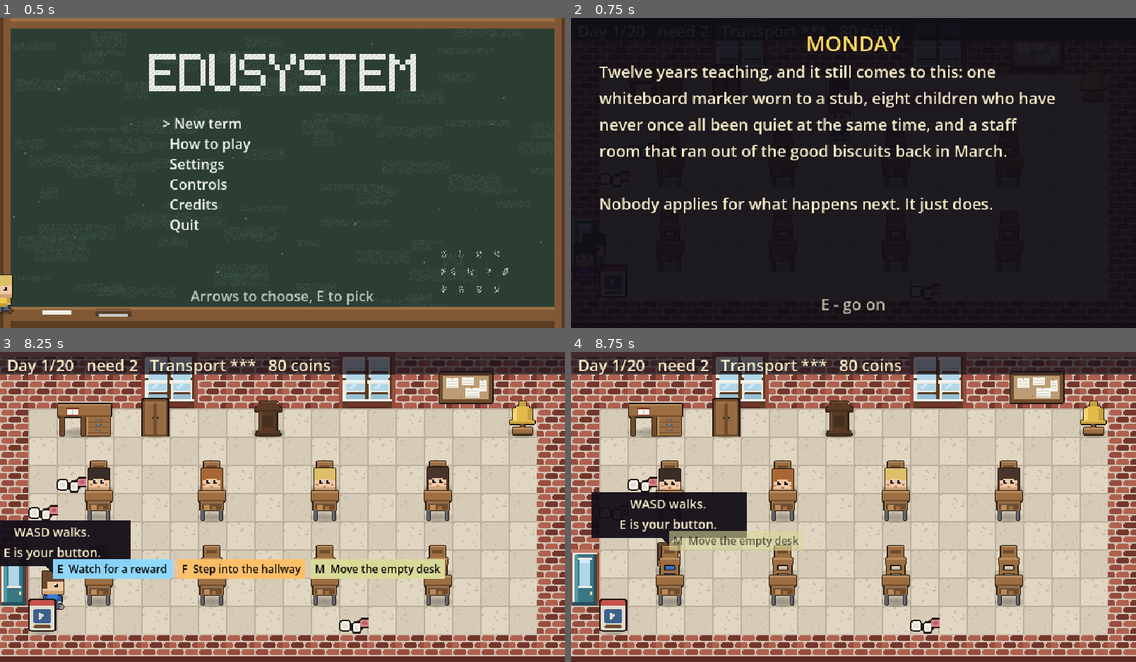
Above: before the commit, frames 1-4 (two rows, left to right).
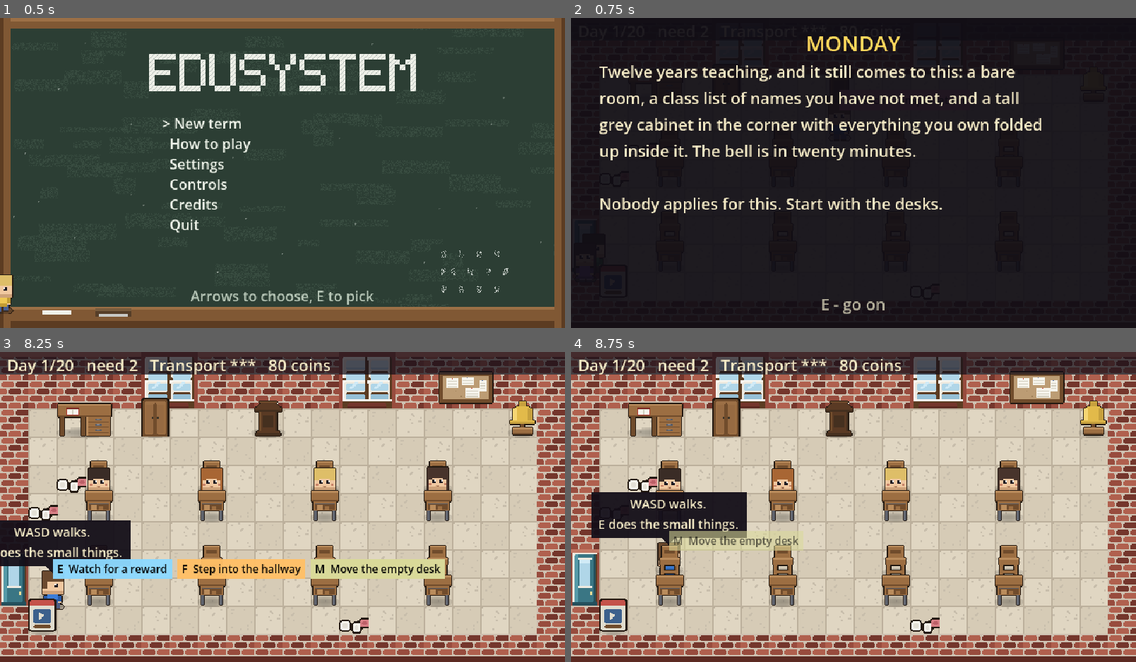
Above: after the commit, the same moments.

Repository: Mbottega16/EduSystem
Game: Godot game, scene res://scenes/ui/title.tscn
The game is run twice, just before and just after one commit, with the same random seed, the same clock (stepped at 60 frames per second) and the same inputs.
Inputs (mouse positions are in pixels of both pictures, inside the frame that each line leads up to):
- Up to frame 1 (0.5 s): no input
- Up to frame 2 (0.75 s): tap Enter (ui_accept) at 0.5 s; move the mouse to (977, 157) at 0.52 s; hold D (move_right) from 0.53 s (still down); tap E (interact) at 0.6 s; click (977, 157) at 0.67 s
- Up to frame 3 (8.25 s): tap Enter (ui_accept) at 0.77, 1.07, 1.25, 2, 2.75, 3.5, 3.77, 4.07, 4.25, 6.77, 7.07 s; tap L (teach) every 1.5 s from 0.8 to 6.8 s; release D (move_right) at 1.25 s; drag from (169, 522) to (322, 522) at 1.27 s; move the mouse to (339, 438) at 2.02 s; hold D (move_right) 2.03-2.75 s; tap J (answer_all) at 2.1 s; drag from (254, 569) to (101, 522) at 2.77 s; move the mouse to (452, 553) at 3.52 s; hold A (move_left) 3.53-4.25 s; tap R (autopilot) at 3.6 s; tap P (pause) at 4.15 s; drag from (113, 460) to (322, 522) at 4.27 s; move the mouse to (310, 507) at 5.02 s; hold S (move_down) 5.03-5.75 s; tap Shift (dash) at 5.1 s; click (310, 507) at 5.17 s; drag from (197, 429) to (214, 522) at 5.77 s; move the mouse to (406, 491) at 6.52 s; hold W (move_up) 6.53-7.25 s; tap G (fire) at 6.6 s; drag from (169, 522) to (101, 606) at 7.27 s; move the mouse to (339, 438) at 8.02 s; hold S (move_down) from 8.03 s (still down); tap E (interact) at 8.1 s
- Up to frame 4 (8.75 s): keep holding S (move_down); tap L (teach) at 8.3 s

Frame 1 is identical in both runs. In frame 2, 5.6% of the frame differs, in the area x 5-86%, y 15-63%; in frame 3, 0.4%; in frame 4, 0.4%.

Commit message:
Phase 5b (part 1): fix the intro copy for the current keys + cabinet
The storyline pages still said "F starts the lesson" -- the teach key
has been L since the Aug 2026 key-scheme change, and F is now the
cabinet / shop. Corrected, and the slate reworked to set up the cabinet
in the corner and "start with the desks", so the opening reads toward
the cold-open scene rather than away from it.

The empty-room / pull-the-desks-out cutscene itself is not in this
commit -- it restructures when desks and students spawn and wants a real
screenshot to sign off, which this environment's title/scene shot tool
will not produce. Left as the one open piece of Phase 5.

test_scene() drives the intro end to end and still passes; 1439
assertions (one more page bubble to check).

Co-Authored-By: Claude Sonnet 5 <noreply@anthropic.com>

Diff:
--- a/scripts/ui/hud.gd
+++ b/scripts/ui/hud.gd
@@ -1908,12 +1908,12 @@
 ## The title card -- a film's slate, said once before the scene itself
 ## starts. Panel-fit verified the same way every other screen is.
 const INTRO_SLATE := [
-	"Twelve years teaching, and it still comes to this: one",
-	"whiteboard marker worn to a stub, eight children who have",
-	"never once all been quiet at the same time, and a staff",
-	"room that ran out of the good biscuits back in March.",
+	"Twelve years teaching, and it still comes to this: a bare",
+	"room, a class list of names you have not met, and a tall",
+	"grey cabinet in the corner with everything you own folded",
+	"up inside it. The bell is in twenty minutes.",
 	"",
-	"Nobody applies for what happens next. It just does.",
+	"Nobody applies for this. Start with the desks.",
 ]
 
 ## The scene itself, re-cut for the shape it is actually said in: a comic
@@ -1926,9 +1926,10 @@
 ## Said from a bubble above the teacher's own head as they walk in and
 ## take their place at the front -- see main.gd's _start_intro_cutscene().
 const INTRO_PAGES := [
-	["WASD walks.", "E is your button."],
+	["WASD walks.", "E does the small things."],
 	["Help. Collect.", "Clean up the mess."],
-	["F starts the lesson.", "Do that first."],
+	["F is the cabinet", "and the shop."],
+	["L starts the lesson.", "Do that first."],
 	["Or nothing gets", "done today."],
 	["Do this well enough,", "long enough..."],
 	["...and the room stops", "being the whole job."],
